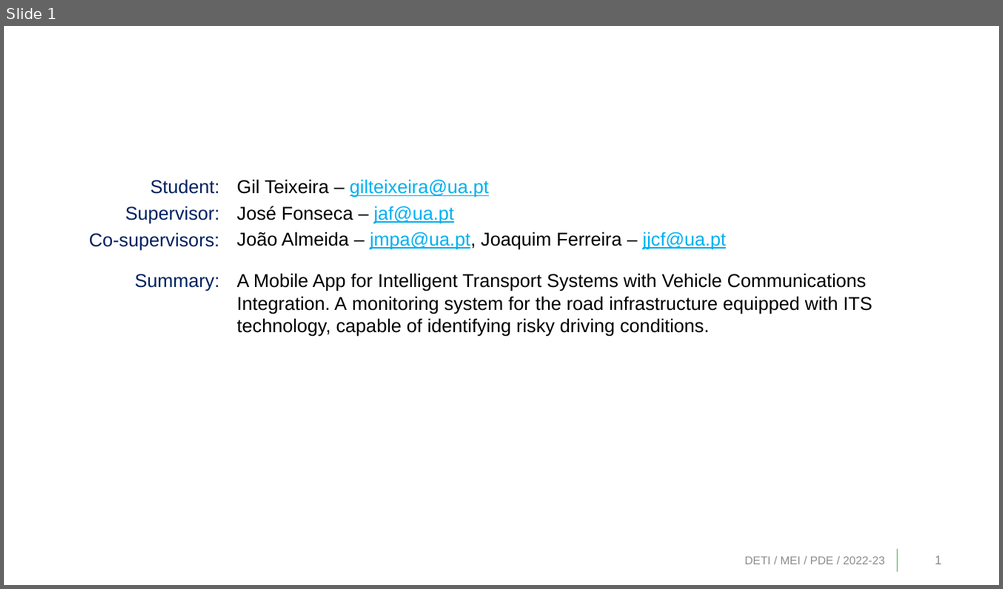
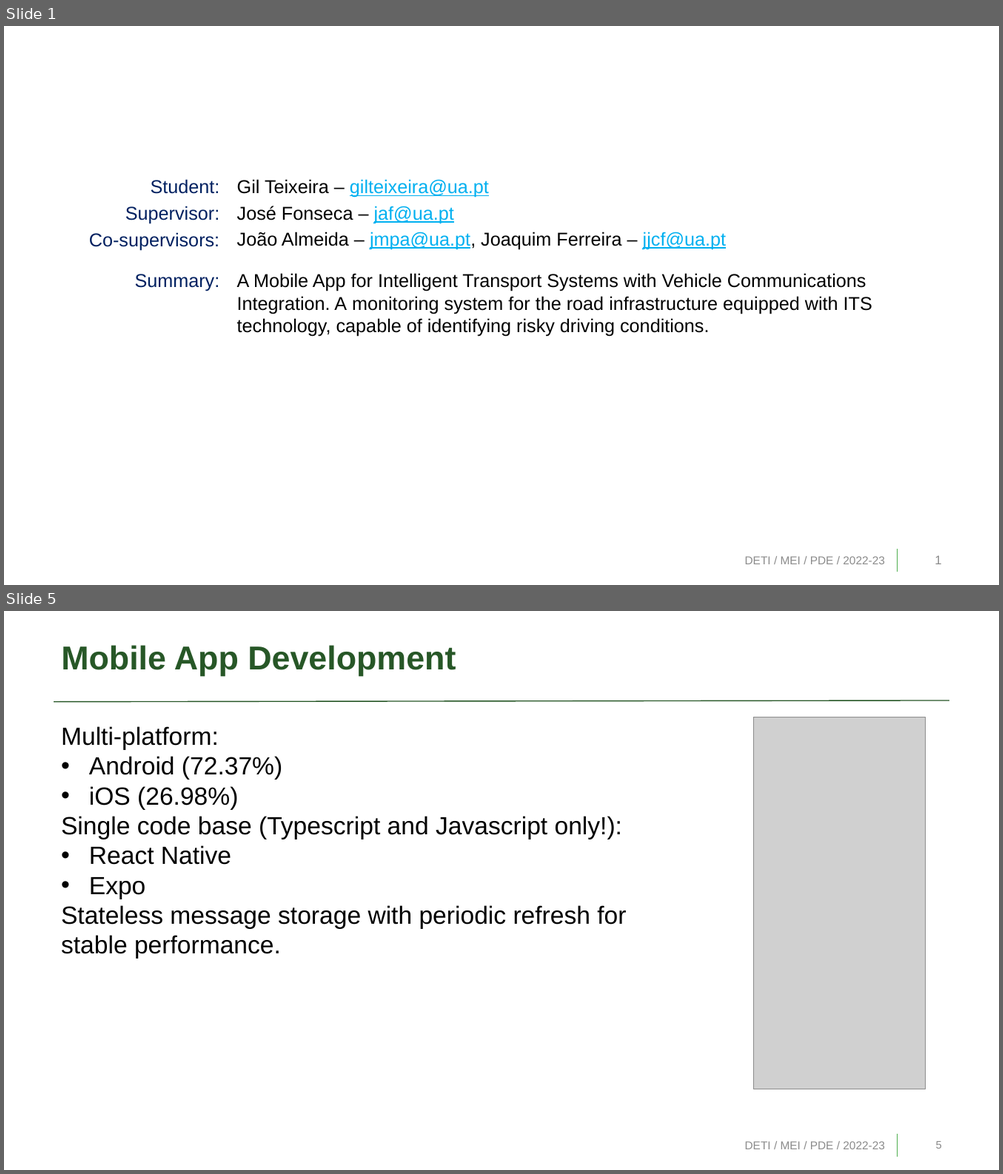
Before and after one commit to bearkillerPT/Dissertation, a slide deck: PDE_PreDissertation.pptx. Shown one above the other, each under a label of ours: slide 1 before the commit, slides 1 and 5 after it; the slides between them are not shown. The pictures are 1003x589 and 1003x1174 pixels, drawn with LibreOffice and Linux fonts; fonts in the diff are those of the drawing; grey boxes stand for pictures; background and template pictures are left out. Boxes give left, top, right and bottom in pixels: in the first picture for what was removed or moved away, otherwise in the second. Text is boxed around its words. In the diff, an @@ line names an element or a change of style, - is before the commit and + after.

```diff
--- a/PDE_PreDissertation.pptx
+++ b/PDE_PreDissertation.pptx
@@ slide 5 added at box(4, 611, 999, 1170), background #FFFFFF; not listed: 1 template element that a slide beside it also shows @@
@@ title added at box(61, 645, 455, 676), 32 pt, text #275727, bold @@
+Mobile App Development
@@ line added from (54, 702) to (949, 701), #275727 1 pt @@
@@ picture added at box(754, 717, 926, 1089) @@
@@ text added at box(61, 726, 626, 959), 24 pt, text #000000 @@
+Multi-platform:
+• Android (72.37%)
+• iOS (26.98%)
+Single code base (Typescript and Javascript only!):
+• React Native
+• Expo
+Stateless message storage with periodic refresh for stable performance.
@@ text added at box(745, 1142, 885, 1150), 11 pt, text #8C8C8C @@
+DETI / MEI / PDE / 2022-23
@@ page number added at box(936, 1142, 942, 1149), 10.5 pt, text #898989 @@
+5
```
Also in this commit, not shown: 1 slide changed, 7 other slides added, 1 slide removed, 2 other files.
